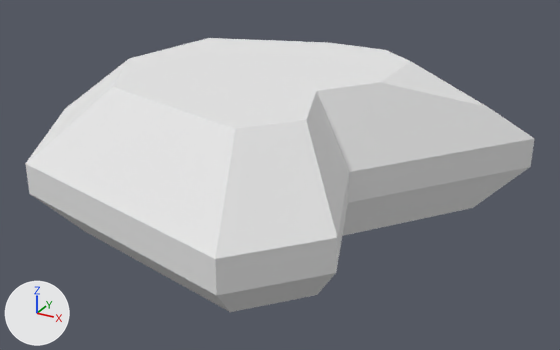
Renders of the OBJ model DynamicLab/Assets/Nature Kit/Models/OBJ format/rock_largeC.obj from each side of a commit.
Before and after are seen from a camera (50 mm lens) standing at (0.817, -1.41, 0.796) and looking at (0.045, -0.008, 0.095). Every picture has the same lights, and +X, +Y and +Z are marked at lower left. The older version comes first. Where no turn or scale is listed for an object, it has been applied to the vertices.

Names of what the first picture shows: 'rock_largeC'.
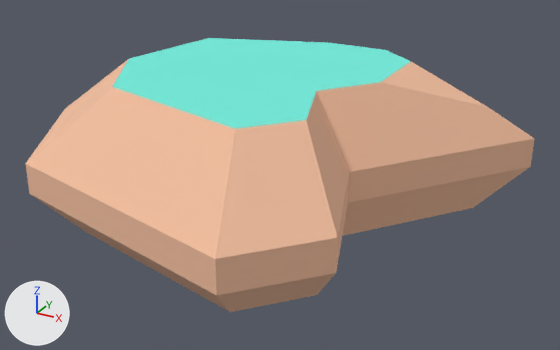
Location of each change, [x1, y1, x2, y2] in pixels of the pictures (560 x 350 px):
'rock_largeC', recoloured (white to beige)
    both: [25, 38, 534, 312]

What changed in the scene script:
```text
Change mat_dirt:
    mat_dirt.base_color: (0.8, 0.8, 0.8) -> (0.886, 0.514, 0.341)  # white #e7e7e7 -> beige #f2be9e
Change mat_grass:
    mat_grass.base_color: (0.8, 0.8, 0.8) -> (0.173, 0.847, 0.722)  # white #e7e7e7 -> cyan #73eddd
```
